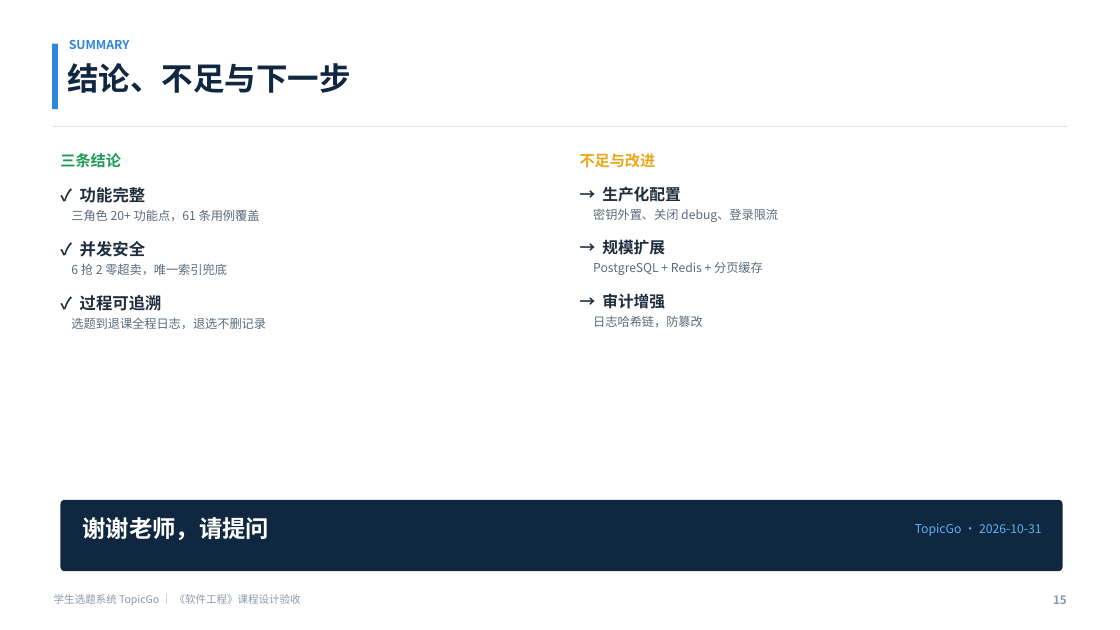
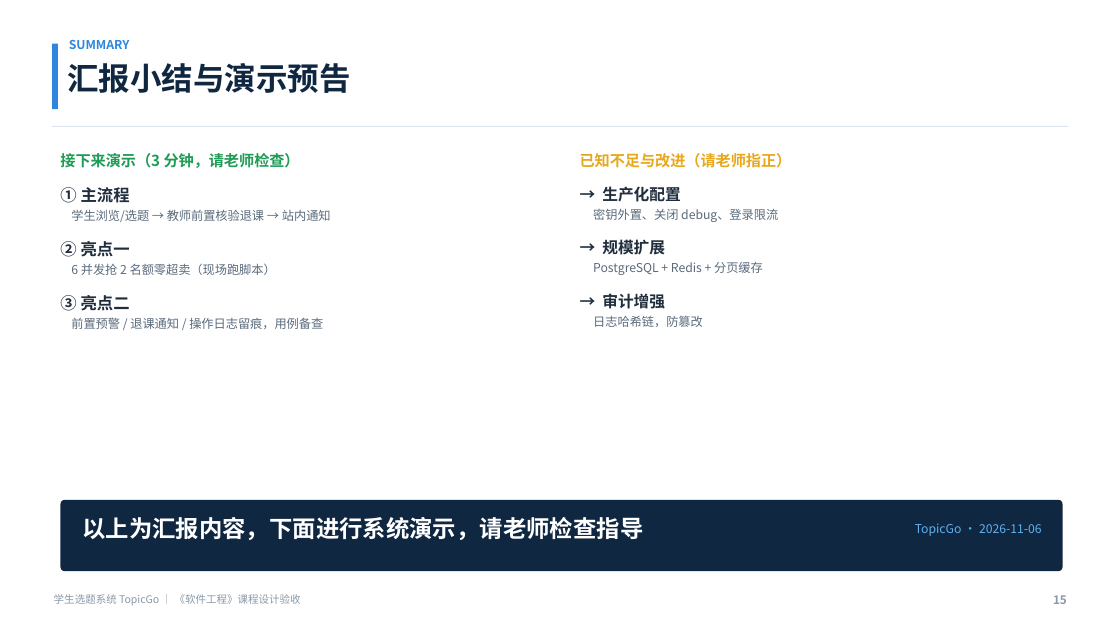
Before and after one commit to haixiaoyuntian/topicgo, a slide deck: slide 15 of student-topic-system/验收/TopicGo-验收汇报.pptx. Drawn at 1120x630 pixels with LibreOffice and Linux fonts; fonts in the diff are those of the drawing. Boxes give left, top, right and bottom in pixels: in the first picture for what was removed or moved away, otherwise in the second. Text is boxed around its words. In the diff, an @@ line names an element or a change of style, - is before the commit and + after.

Commit message:
docs: 按验收通知更新汇报 PPT 与验收材料（8 分钟口径）

```diff
--- a/student-topic-system/验收/TopicGo-验收汇报.pptx
+++ b/student-topic-system/验收/TopicGo-验收汇报.pptx
@@ text at (67, 63, 351, 93): text changed @@
-结论、不足与下一步
+汇报小结与演示预告
@@ text at (60, 153, 300, 168): text changed @@
-三条结论
+接下来演示（3 分钟，请老师检查）
@@ text at (580, 153, 792, 168): text changed @@
-不足与改进
+已知不足与改进（请老师指正）
@@ text at (60, 187, 331, 329): text changed @@
-✓ 功能完整
-三角色 20+ 功能点，61 条用例覆盖
-✓ 并发安全
-6 抢 2 零超卖，唯一索引兜底
-✓ 过程可追溯
-选题到退课全程日志，退选不删记录
+① 主流程
+学生浏览/选题 → 教师前置核验退课 → 站内通知
+② 亮点一
+6 并发抢 2 名额零超卖（现场跑脚本）
+③ 亮点二
+前置预警 / 退课通知 / 操作日志留痕，用例备查
@@ text at (82, 517, 643, 540): text changed @@
-谢谢老师，请提问
+以上为汇报内容，下面进行系统演示，请老师检查指导
@@ text at (915, 523, 1042, 536): text changed @@
-TopicGo · 2026-10-31
+TopicGo · 2026-11-06
```
Also in this commit, not shown: 11 other slides changed, 2 other files.
